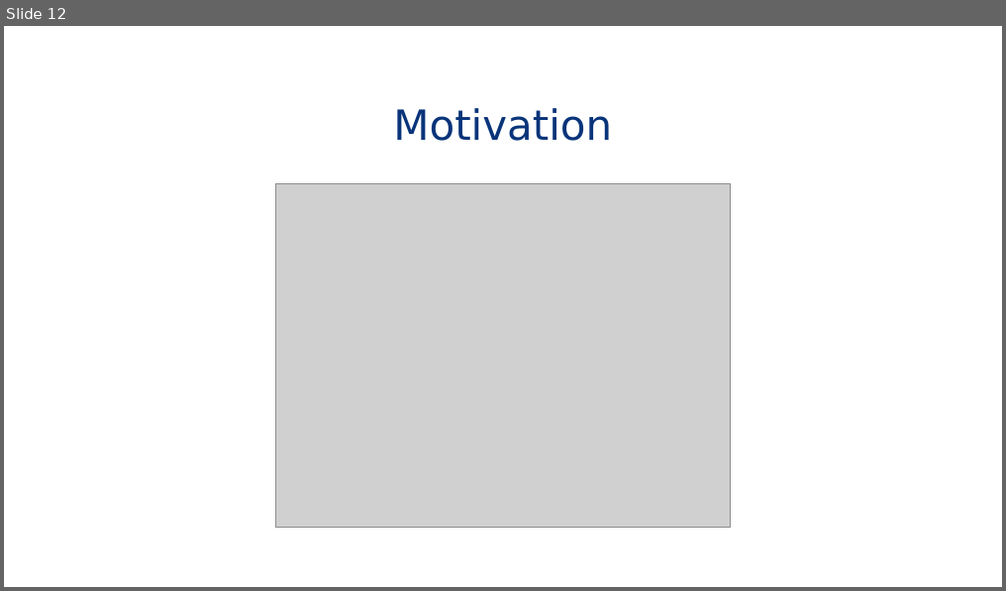
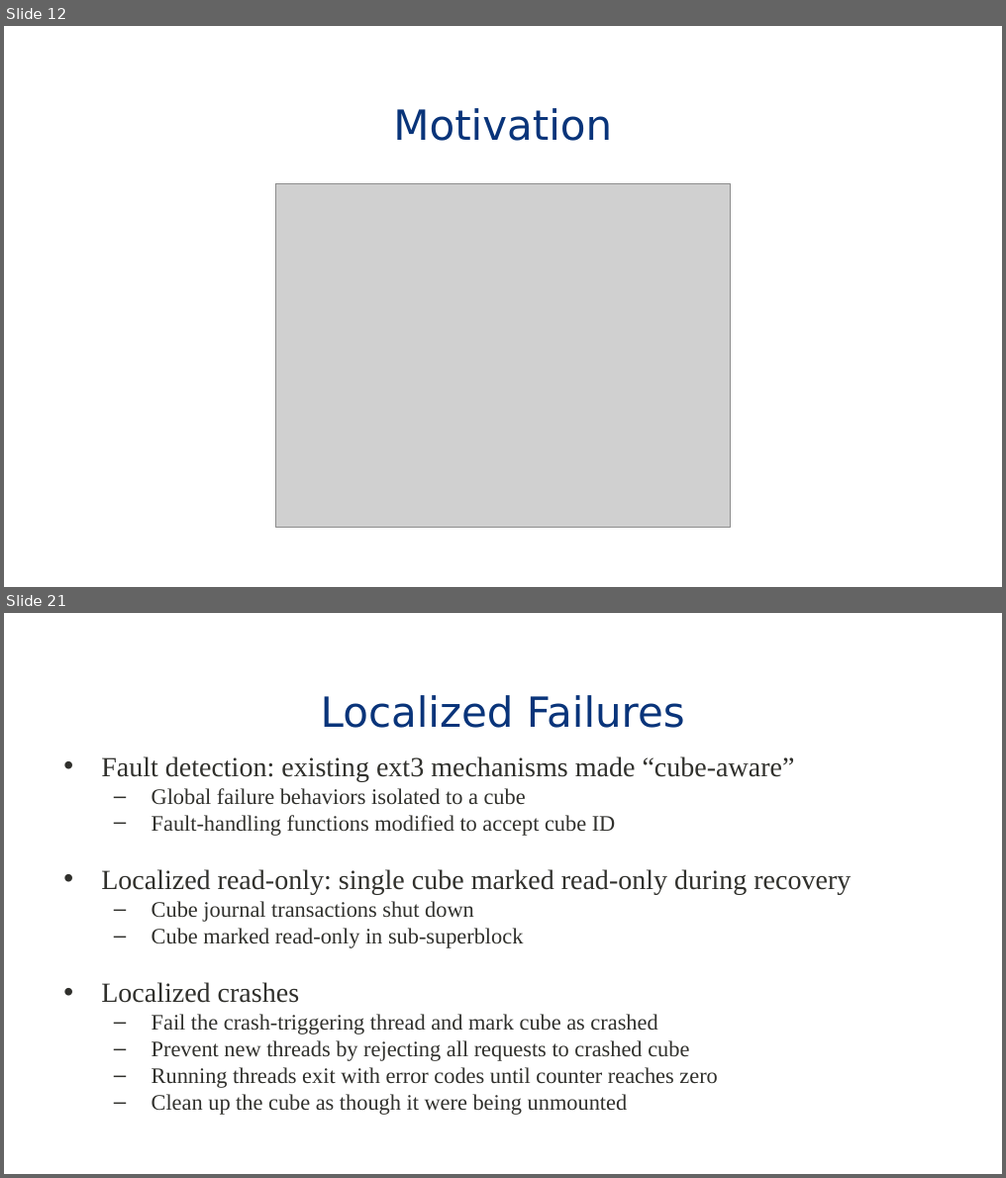
Before and after one commit to eddie-c-davis/cs-advos, a slide deck: presentations/IceFS.pptx. Shown one above the other, each under a label of ours: slide 12 before the commit, slides 12 and 21 after it; the slides between them are not shown. The pictures are 1006x591 and 1006x1178 pixels, drawn with LibreOffice and Linux fonts; fonts in the diff are those of the drawing; grey boxes stand for pictures; background and template pictures are left out. Boxes give left, top, right and bottom in pixels: in the first picture for what was removed or moved away, otherwise in the second. Text is boxed around its words. In the diff, an @@ line names an element or a change of style, - is before the commit and + after.

Commit message:
Updated slides.

```diff
--- a/presentations/IceFS.pptx
+++ b/presentations/IceFS.pptx
@@ slide 21 added at (4, 613, 1002, 1174), background #FFFFFF; not listed: 1 template element that a slide beside it also shows @@
@@ title added at (321, 695, 685, 728), 30 pt, text #09347A @@
+Localized Failures
@@ text added at (101, 757, 850, 1115), 16 pt, text #30302C @@
+• Fault detection: existing ext3 mechanisms made “cube-aware”
+  – Global failure behaviors isolated to a cube
+  – Fault-handling functions modified to accept cube ID
+• Localized read-only: single cube marked read-only during recovery
+  – Cube journal transactions shut down
+  – Cube marked read-only in sub-superblock
+• Localized crashes
+  – Fail the crash-triggering thread and mark cube as crashed
+  – Prevent new threads by rejecting all requests to crashed cube
+  – Running threads exit with error codes until counter reaches zero
+  – Clean up the cube as though it were being unmounted
```
Also in this commit, not shown: 1 slide changed, 16 other slides added, 4 slides removed.
